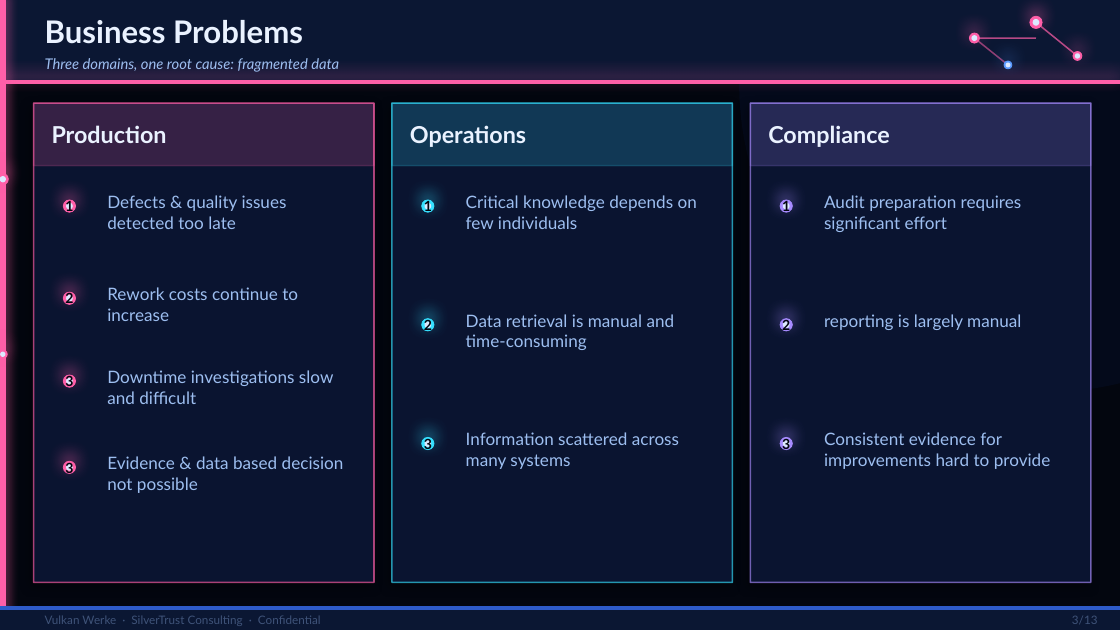
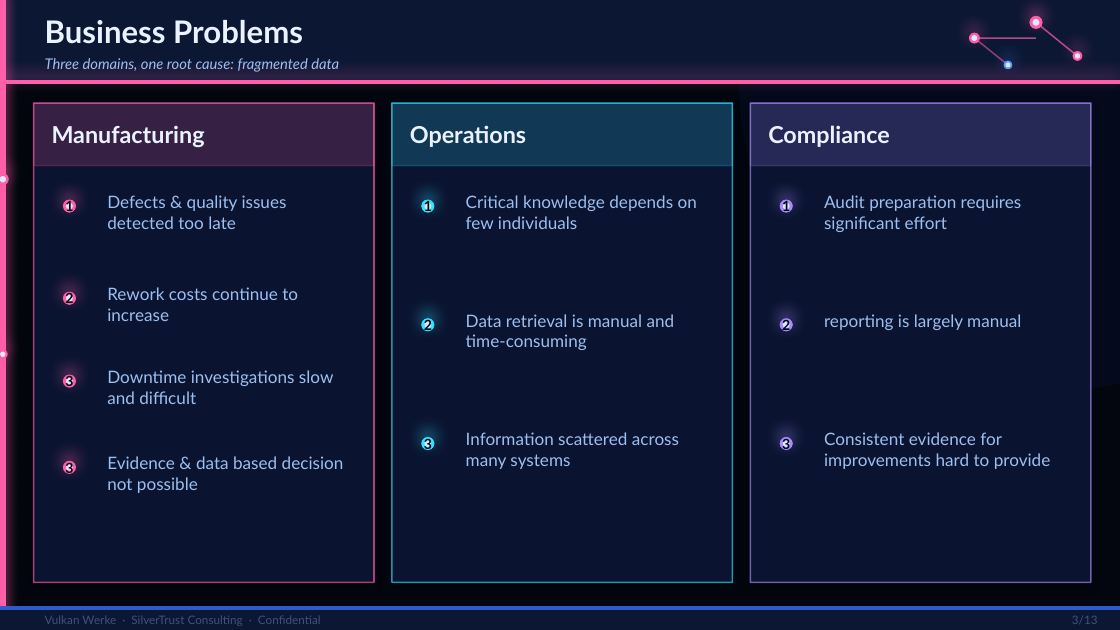
Before and after one commit to maxxeagleowl/Project_Vulkan_Werke_-_FemCare_AI, a slide deck: slide 3 of Vulcan Werke/VulkanWerke_Solution_Proposal_2.0.pptx. Drawn at 1120x630 pixels with LibreOffice and Linux fonts; fonts in the diff are those of the drawing. Boxes give left, top, right and bottom in pixels: in the first picture for what was removed or moved away, otherwise in the second. Text is boxed around its words. In the diff, an @@ line names an element or a change of style, - is before the commit and + after.

```diff
--- a/Vulcan Werke/VulkanWerke_Solution_Proposal_2.0.pptx
+++ b/Vulcan Werke/VulkanWerke_Solution_Proposal_2.0.pptx
@@ text at (52, 126, 205, 147): text changed @@
-Production
+Manufacturing
```
Also in this commit, not shown: 3 other slides changed.
